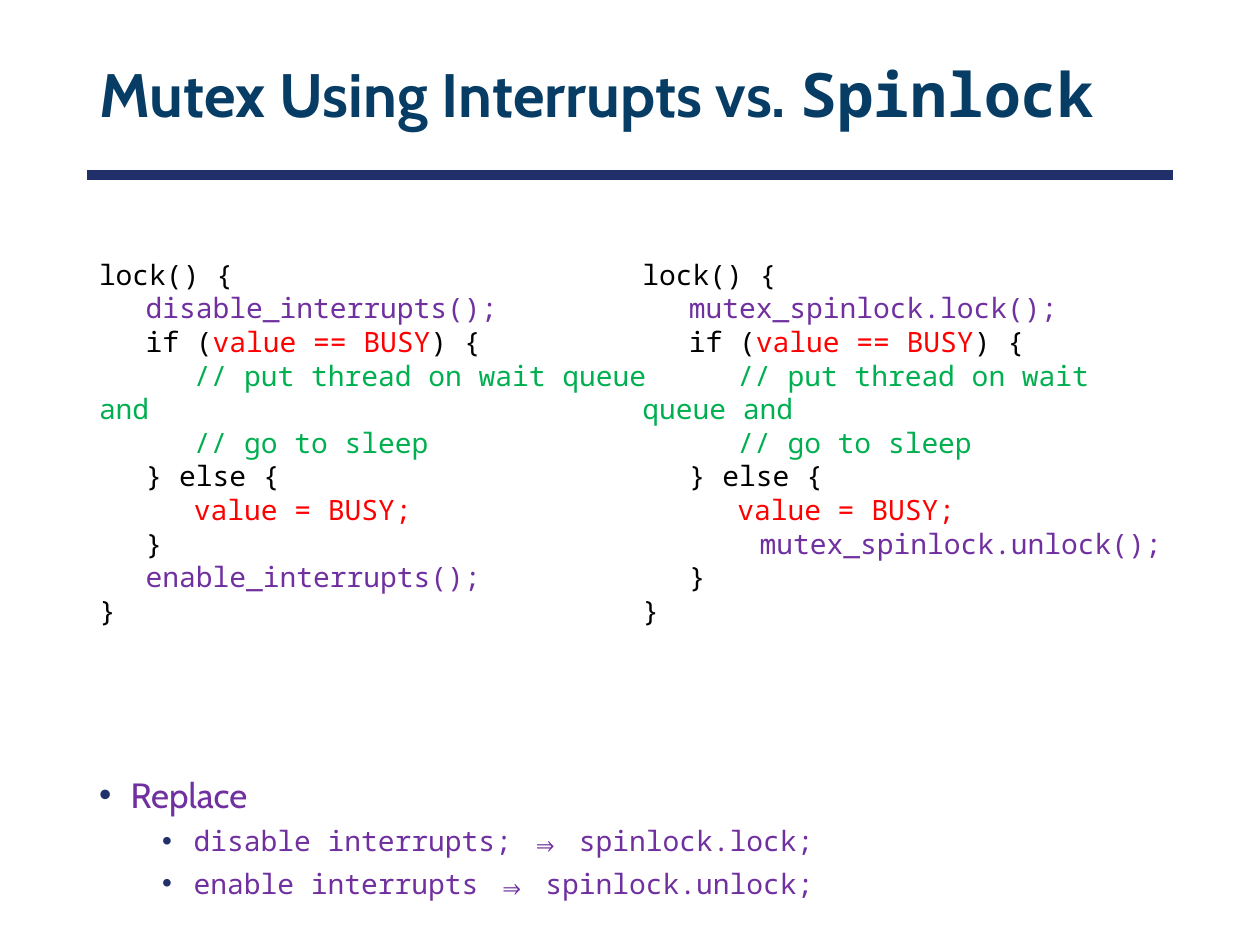
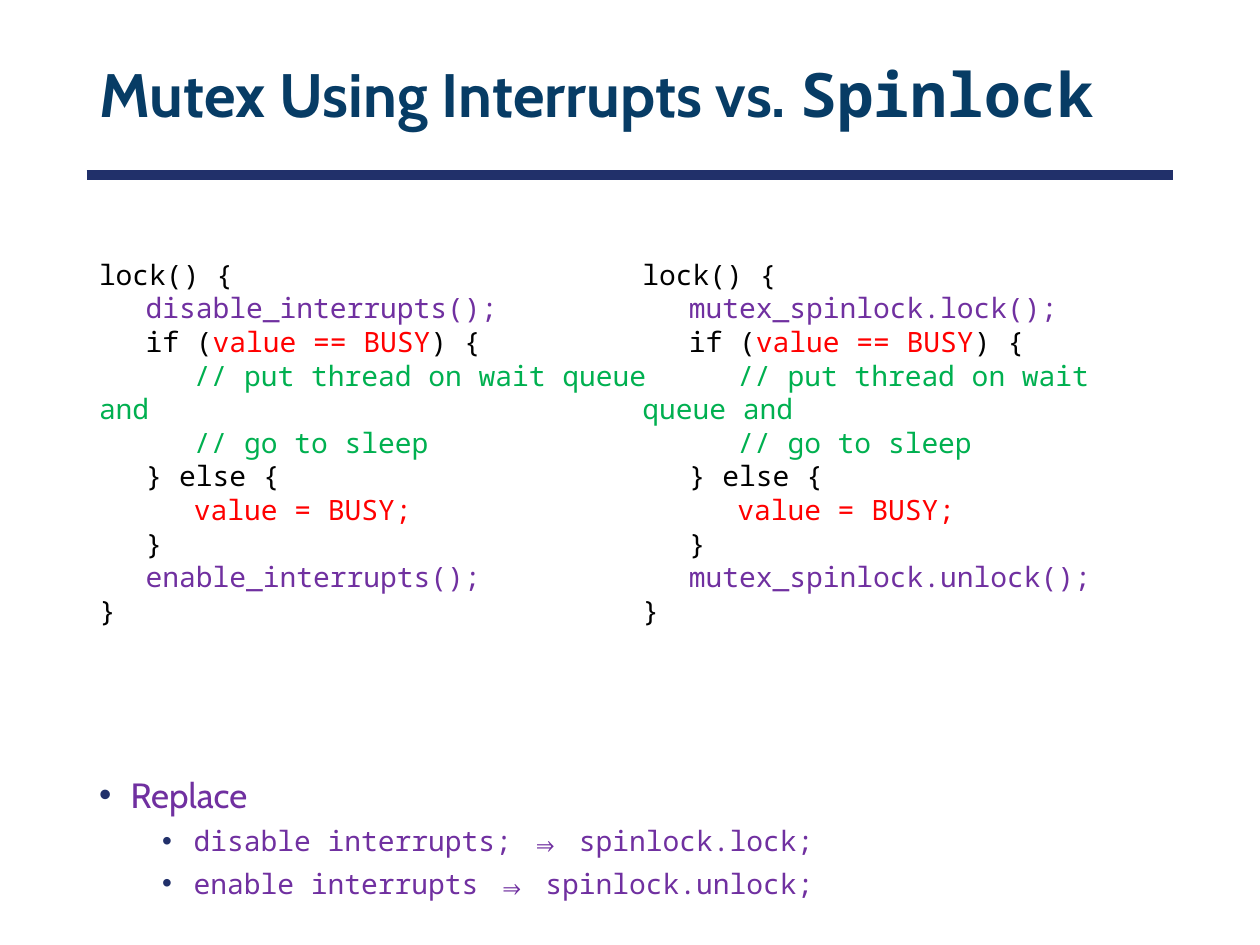
Before and after one commit to smajidzahedi/ECE350, a slide deck: slide 47 of Lectures/03-multithreaded.pptx. Drawn at 1260x945 pixels with LibreOffice and Linux fonts; fonts in the diff are those of the drawing. Boxes give left, top, right and bottom in pixels: in the first picture for what was removed or moved away, otherwise in the second. Text is boxed around its words. In the diff, an @@ line names an element or a change of style, - is before the commit and + after.

Commit message:
fixed error in Mutex implementation

```diff
--- a/Lectures/03-multithreaded.pptx
+++ b/Lectures/03-multithreaded.pptx
@@ text at (760, 532, 1162, 561): paragraph removed @@
-mutex_spinlock.unlock();
-}
@@ text at (689, 565, 1091, 594): paragraphs added @@
+mutex_spinlock.unlock();
+}
```
Also in this commit, not shown: 3 other slides changed, 1 other file.
